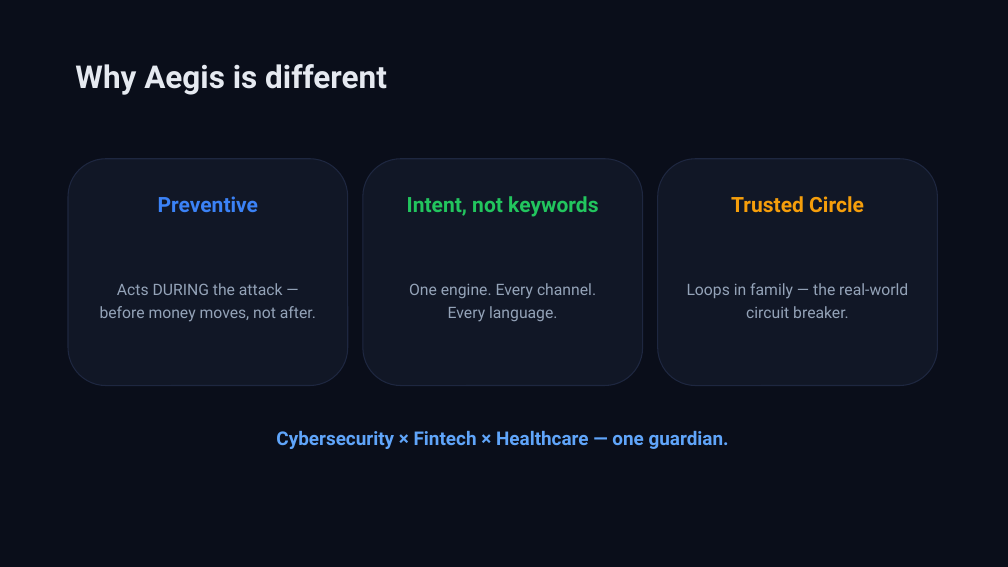
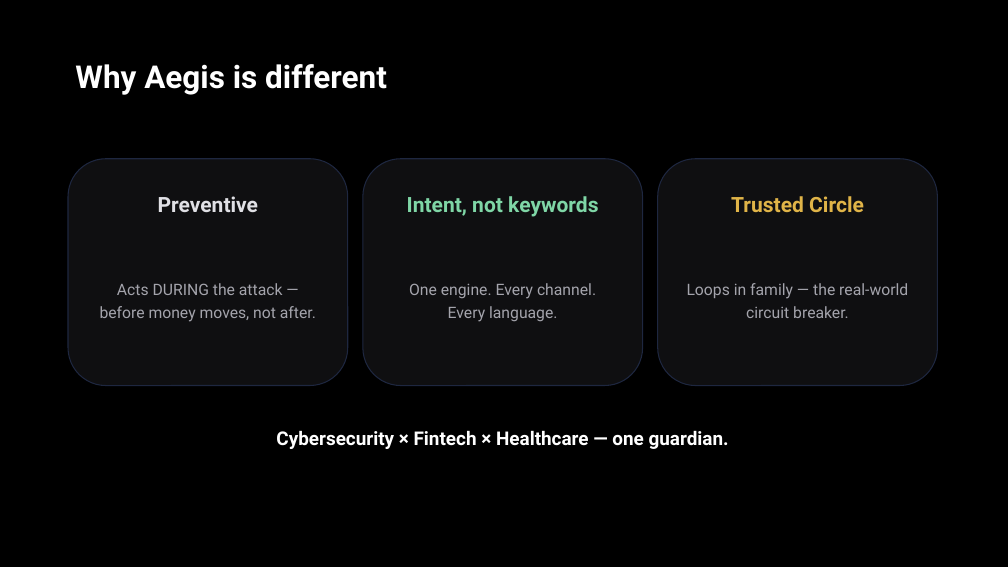
Before and after one commit to TUMO-MOGAME/Beyond-Tomorrow-Summit-AI-Future-Tech-Ecosystem-, a slide deck: slide 8 of docs/Aegis_Pitch_Deck.pptx. Drawn at 1008x567 pixels with LibreOffice and Linux fonts; fonts in the diff are those of the drawing. Boxes give left, top, right and bottom in pixels: in the first picture for what was removed or moved away, otherwise in the second. Text is boxed around its words. In the diff, an @@ line names an element or a change of style, - is before the commit and + after.

```diff
--- a/docs/Aegis_Pitch_Deck.pptx
+++ b/docs/Aegis_Pitch_Deck.pptx
@@ rectangle at (0, 0, 1008, 567): fill #0A0E1A to #000000 @@
@@ text "Why Aegis is different" at (75, 64, 387, 95): text colour #E5E9F0 to #FFFFFF @@
@@ fill #111726 to #0F0F11 in 3 elements at (68, 159, 348, 386), (363, 159, 643, 386), (658, 159, 938, 386) @@
@@ text "Preventive" at (158, 196, 258, 212): text colour #3B82F6 to #E0E0E5 @@
@@ text "Intent, not keywords" at (407, 196, 598, 217): text colour #22C55E to #7FD6A6 @@
@@ text "Trusted Circle" at (731, 196, 864, 212): text colour #F59E0B to #E0B448 @@
@@ text colour #94A3B8 to #A4A4AC in 3 elements at (100, 283, 316, 322), (409, 283, 596, 322), (687, 283, 908, 318) @@
@@ text "Cybersecurity × Fintech × Healthcare ..." at (276, 430, 729, 449): text colour #60A5FA to #FFFFFF @@
```
Also in this commit, not shown: 9 other slides changed, 15 other files.
